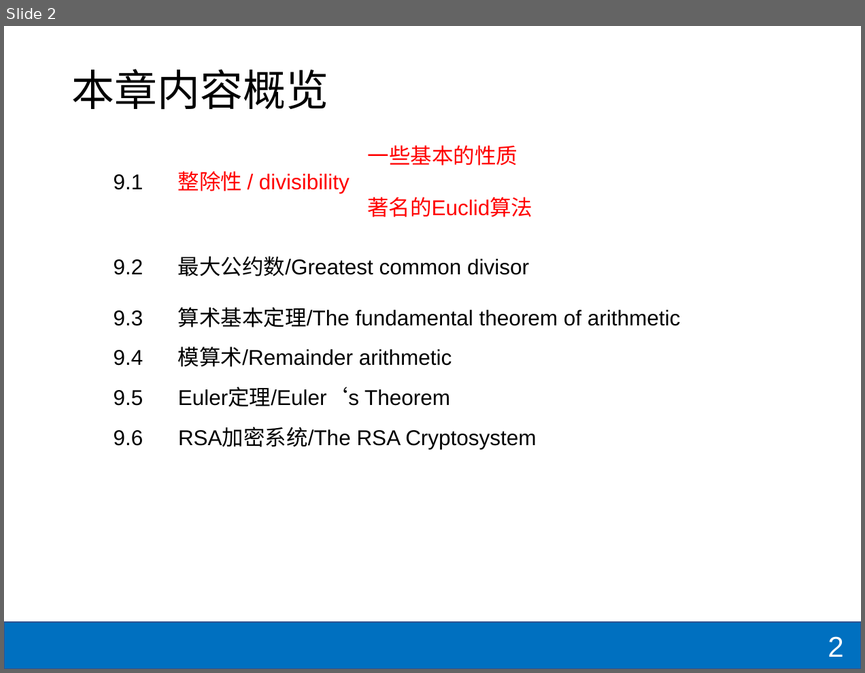
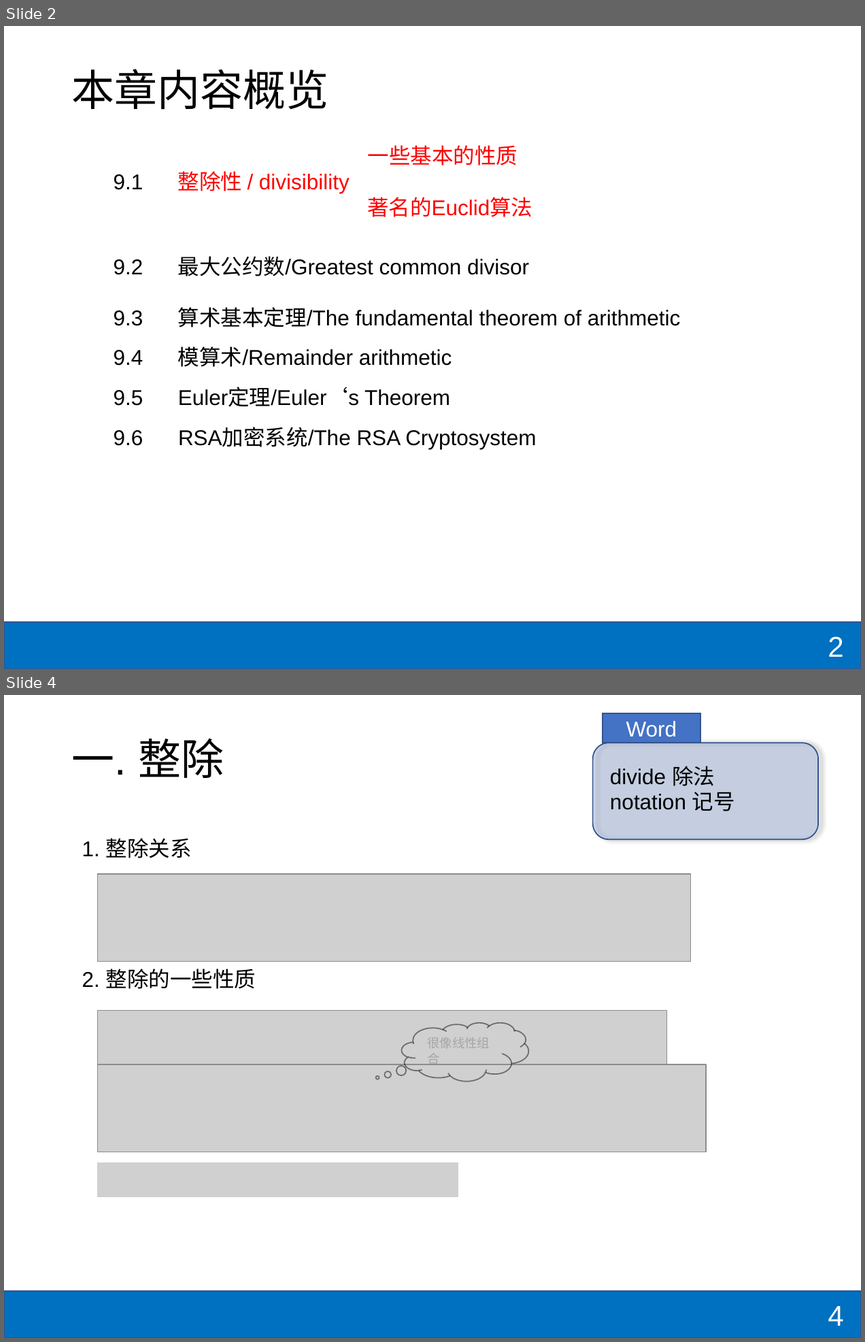
Before and after one commit to shzaiz/dx-public, a slide deck: notes/notes/mcs/9-number-theory/number.pptx. Shown one above the other, each under a label of ours: slide 2 before the commit, slides 2 and 4 after it; the slides between them are not shown. The pictures are 865x673 and 865x1342 pixels, drawn with LibreOffice and Linux fonts; fonts in the diff are those of the drawing; grey boxes stand for pictures. Boxes give left, top, right and bottom in pixels: in the first picture for what was removed or moved away, otherwise in the second. Text is boxed around its words. In the diff, an @@ line names an element or a change of style, - is before the commit and + after.

```diff
--- a/notes/notes/mcs/9-number-theory/number.pptx
+++ b/notes/notes/mcs/9-number-theory/number.pptx
@@ slide 4 added at <box>4,695,861,1338</box>, background #FFFFFF; not listed: 1 template element that a slide beside it also shows @@
@@ rectangle added at <box>602,714,700,743</box>, fill #4472C4, outline #325491 1 pt, 18 pt, text #FFFFFF @@
+Word
@@ title added at <box>71,739,224,778</box>, 36 pt, text #000000 @@
+一. 整除
@@ rounded rectangle added at <box>593,743,818,840</box>, fill #4472C4 at 22% opacity, outline #325491 1 pt @@
@@ text added at <box>610,766,735,811</box>, 18 pt, text #000000 @@
+divide 除法
+notation 记号
@@ text added at <box>82,838,192,858</box>, 18 pt, text #000000 @@
+1. 整除关系
@@ picture added at <box>97,874,690,962</box> @@
@@ text added at <box>82,968,256,989</box>, 18 pt, text #000000 @@
+2. 整除的一些性质
@@ picture added at <box>97,1011,667,1076</box> @@
@@ thought cloud added at <box>402,1022,528,1081</box>, outline #000000 1 pt, 10.5 pt, text #A6A6A6 @@
+很像线性组合
@@ picture added at <box>97,1064,706,1152</box> @@
@@ picture added at <box>97,1162,458,1196</box> @@
@@ page number added at <box>827,1306,843,1325</box>, 24 pt, text #FFFFFF @@
+4
```
Also in this commit, not shown: 6 other slides added, 12 other files.
